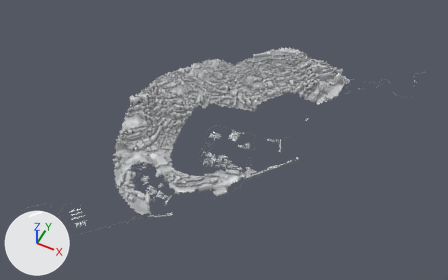
One commit to the glTF model public/environments/mc-1929/city.glb: the scene before it, then after it.
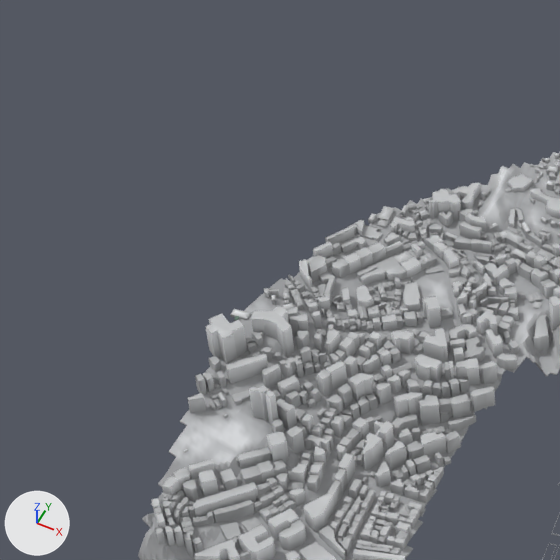
The first picture shows the older version from a 50 mm lens placed at (1411.0, -3217.0, 3874.0), pointed at (-129.0, -137.0, 25.0). The close-ups show the older and then the newer version on the part from 19% to 46% of the width and 10% to 53% of the height of that picture. Only the edits that show in the close-ups are written down. Every picture has the same lights, and +X, +Y and +Z are marked at lower left. The close-ups show mesh edges as thin lines. Where no turn or scale is listed for an object, it has been applied to the vertices.

The first close-up shows 'building', 'terrain' and 1 more.
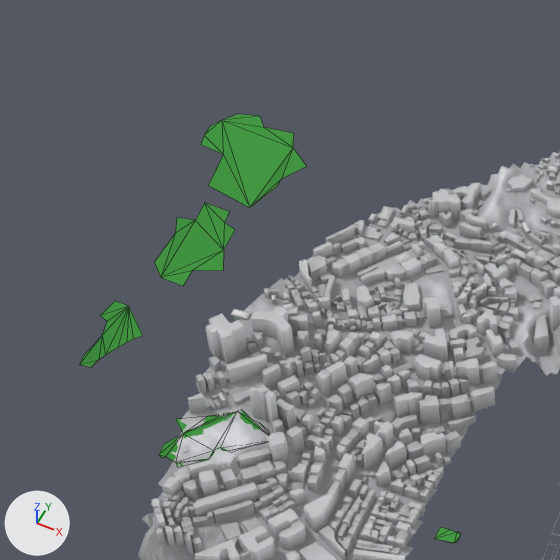
Location of each change, (x1, y1, x2, y2) in pixels of the close-ups (560 x 560 px):
'park', added
    after: (79, 114, 461, 543)

What the commit changed:
Material 'park' (mat_park) is new.
Its base color is (0.0452, 0.328, 0.0437) (green #3c9b3b).
Its roughness is 0.95.
Mesh me_park is new.
It has 198 vertices, 168 faces and spans x -897.0..897.0, y -1027.0..1027.0, z -104.0..104.0.
It uses material mat_park (green #3c9b3b).
Object 'park' (ob_park) is new; it shows me_park.
Its location is (-430.0, -116.0, 106.0).
